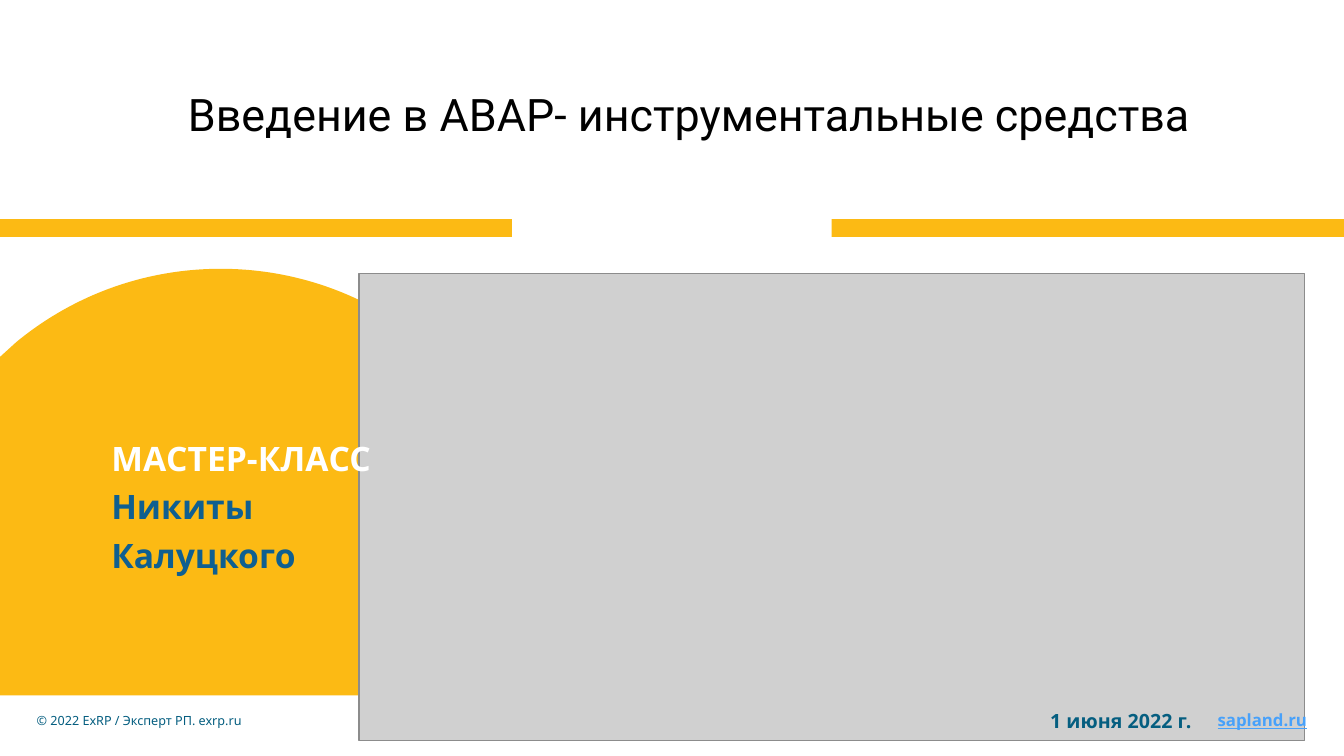
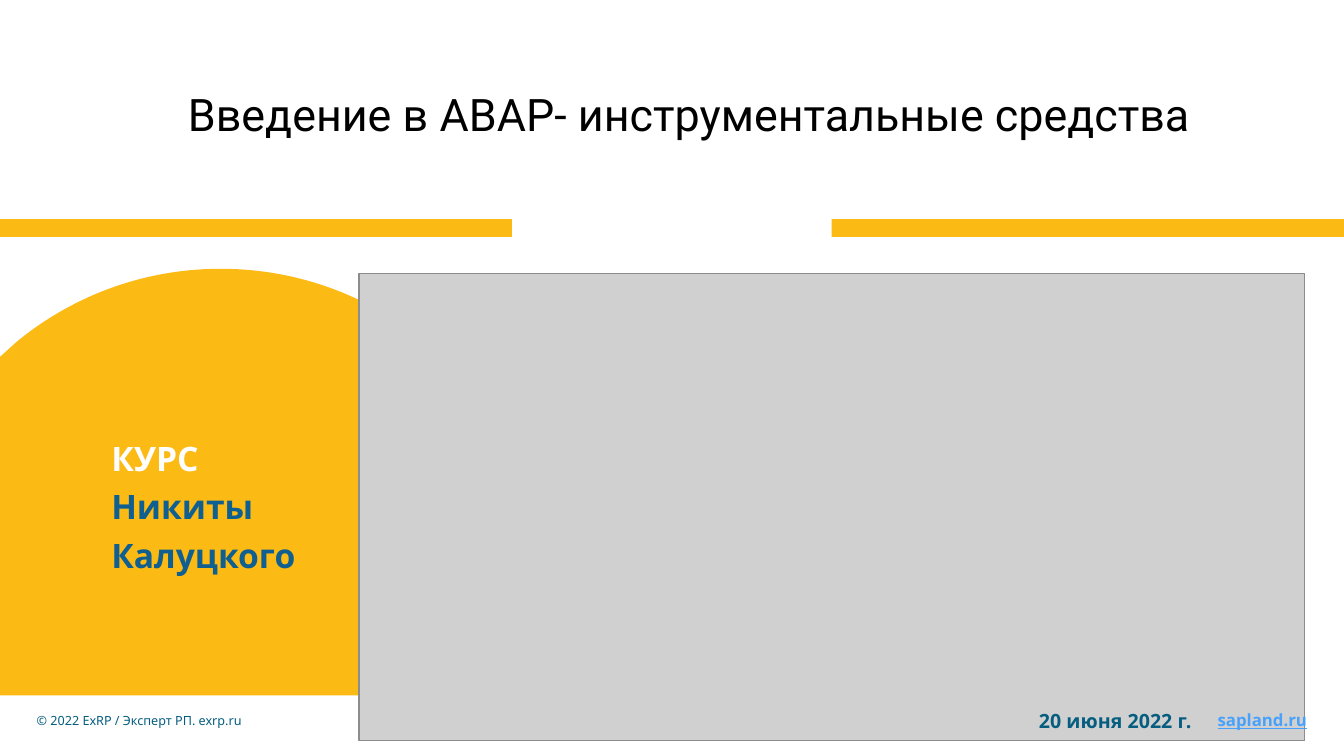
Before and after one commit to Buran1988/rusap, a slide deck: slide 1 of Введение в ABAP/Презентации/ABAP_prog_intro.pptx. Drawn at 1344x756 pixels with LibreOffice and Linux fonts; fonts in the diff are those of the drawing; grey boxes stand for pictures; background and template pictures are left out. Boxes give left, top, right and bottom in pixels: in the first picture for what was removed or moved away, otherwise in the second. Text is boxed around its words. In the diff, an @@ line names an element or a change of style, - is before the commit and + after.

```diff
--- a/Введение в ABAP/Презентации/ABAP_prog_intro.pptx
+++ b/Введение в ABAP/Презентации/ABAP_prog_intro.pptx
@@ text at [111,446,198,472]: text changed @@
-МАСТЕР-КЛАСС
+КУРС
@@ text at [1039,714,1192,729]: text changed @@
-1 июня 2022 г.
+20 июня 2022 г.
```
Also in this commit, not shown: 5 other slides changed, 1 other file.
